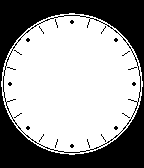
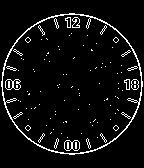
Layers edited between the first and the second 144x168 image:
added layer "take 2" above "some numbers" over (5, 17, 139, 151)
painted on "number replacement" over (7, 19, 137, 149)
showed "white_bg" over (4, 16, 140, 152)
